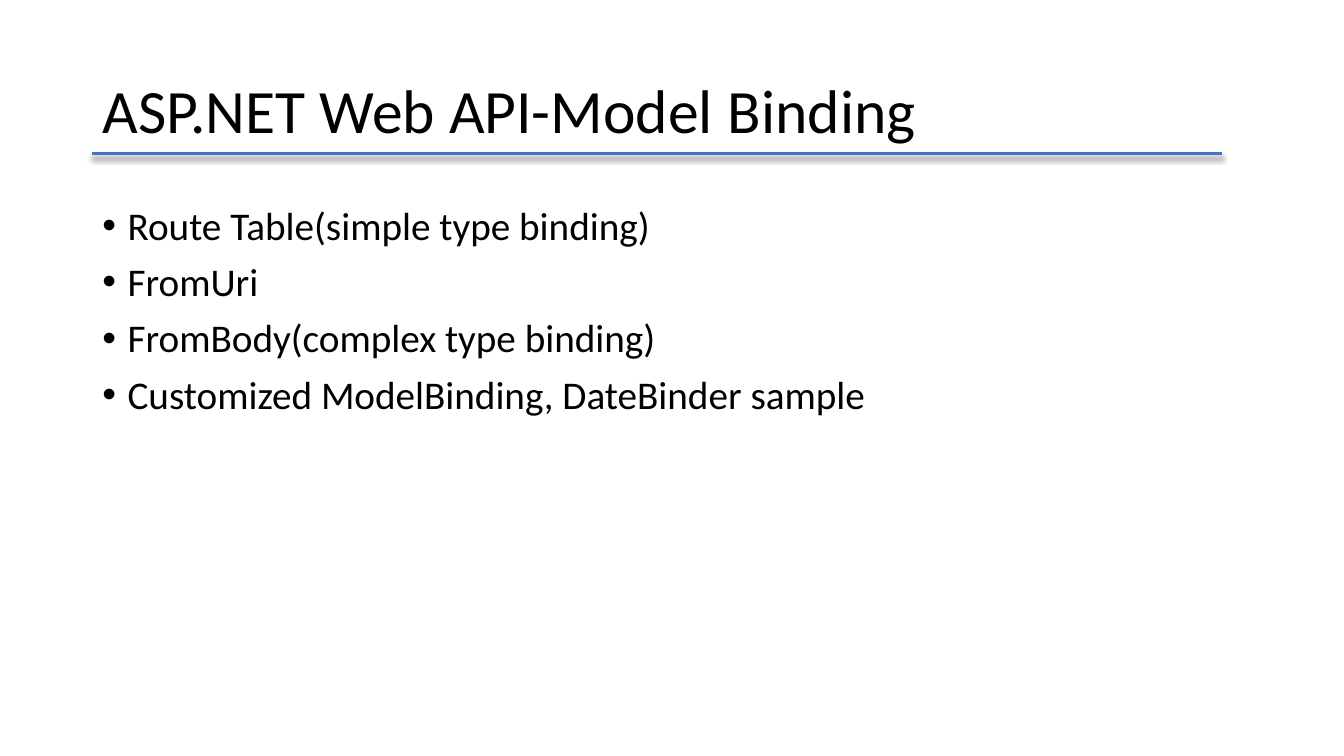
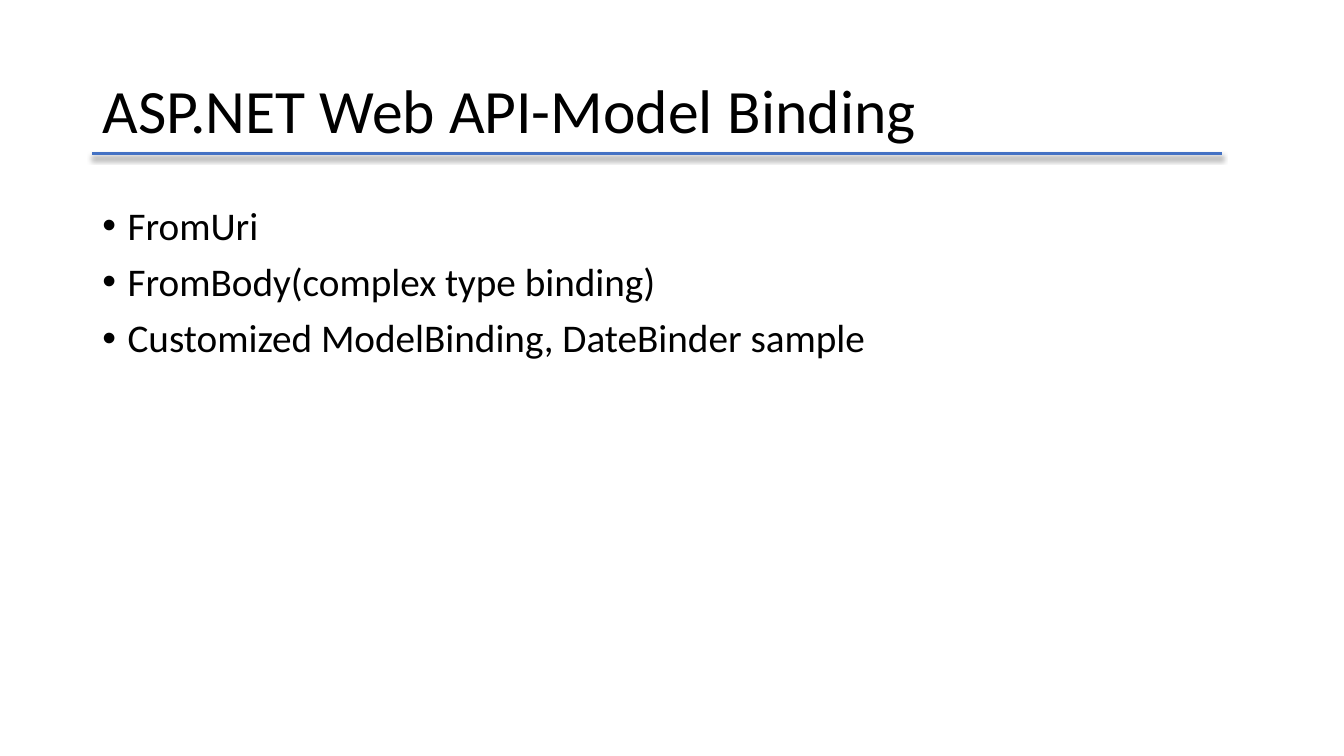
Before and after one commit to lbwxly/Todo, a slide deck: slide 18 of RestApiIntroduction.pptx. Drawn at 1344x756 pixels with LibreOffice and Linux fonts; fonts in the diff are those of the drawing. Boxes give left, top, right and bottom in pixels: in the first picture for what was removed or moved away, otherwise in the second. Text is boxed around its words. In the diff, an @@ line names an element or a change of style, - is before the commit and + after.

```diff
--- a/RestApiIntroduction.pptx
+++ b/RestApiIntroduction.pptx
@@ text at (128, 211, 649, 247): paragraph removed @@
-• Route Table(simple type binding)
```
Also in this commit, not shown: 5 other slides changed, 3 other files.
